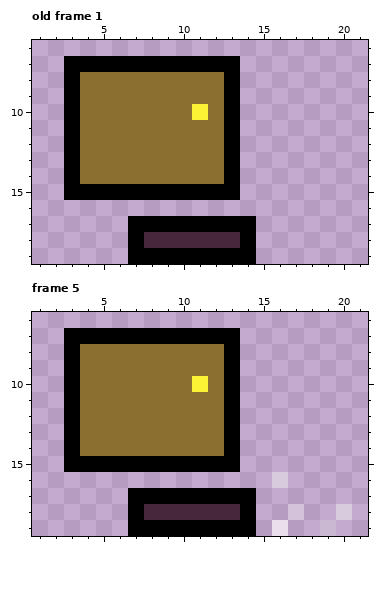
One commit to this pixel-art file: Design/Animations/Perso cubique/Perso cubique copie.aseprite. Above: the version before the commit.
27x20 pixels, 11 frames. Colours within 5 levels of each other are drawn and written as one. Shown: old frame 1: x 1..21, y 6..19; frame 5: x 1..21, y 6..19. The commit also changed other frames, which this record leaves out.
The result:
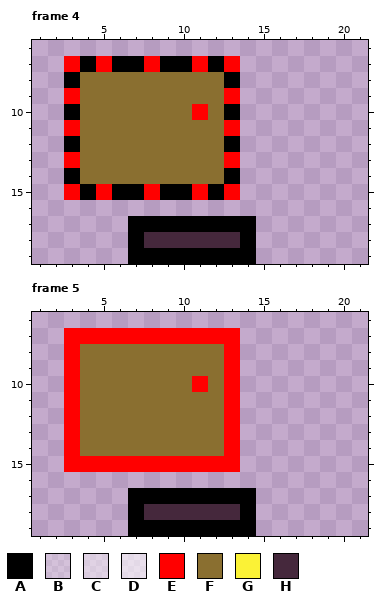
Palette (. is transparent): A #000000  B #ffffff46  C #ffffff79  D #ffffff9e  E #ff0000  F #8a6f30  G #fbf236  H #45283c
A new or re-ordered frame is compared with the old frame closest to it.
The edit:
frames re-ordered
Frame 4 against old frame 1:
The author changed colour A to colour E in row 7 at x 3, 5, 8, 11 and 13; in row 9 at x 3 and 13; in row 11 at x 3 and 13; in row 13 at x 3 and 13; in row 15 at x 3, 5, 8, 11 and 13.
The author changed colour G to colour E in row 10 at x 11.
Frame 5:
The author changed colour A to colour E in row 7 at x 3 to 13; in rows 8 to 14 at x 3 and 13; in row 15 at x 3 to 13.
The author changed colour G to colour E in row 10 at x 11.
The edit erases colour B in row 18 at x 17; in row 19 at x 19.
The edit erases colour C in row 16 at x 16; in row 18 at x 20.
The edit erases colour D in row 19 at x 16.
Pixel boxes of the changes (left, top, right, bottom) in both pictures:
changed: (64, 56, 240, 200)
changed: (64, 328, 352, 536)
